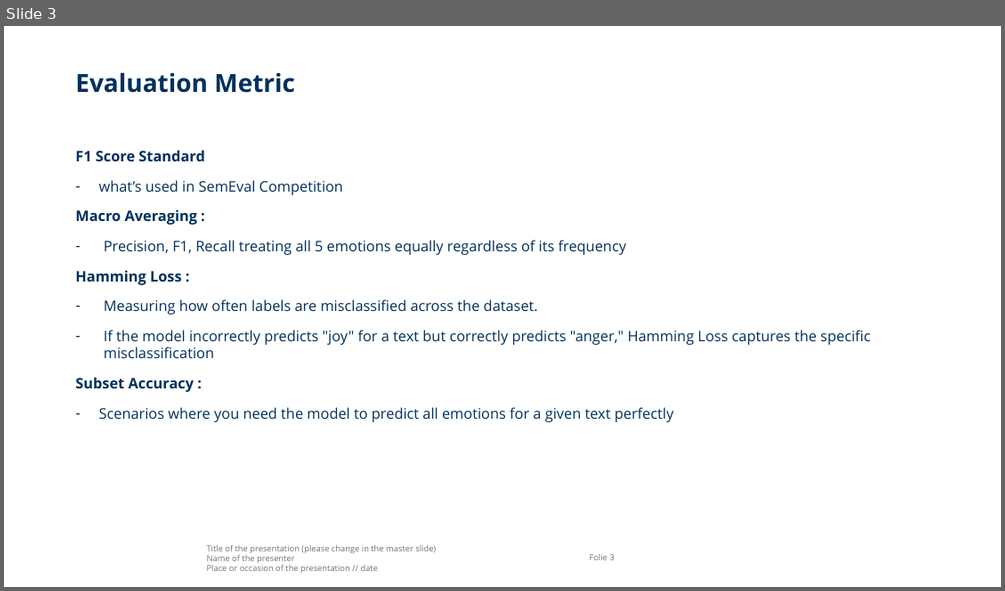
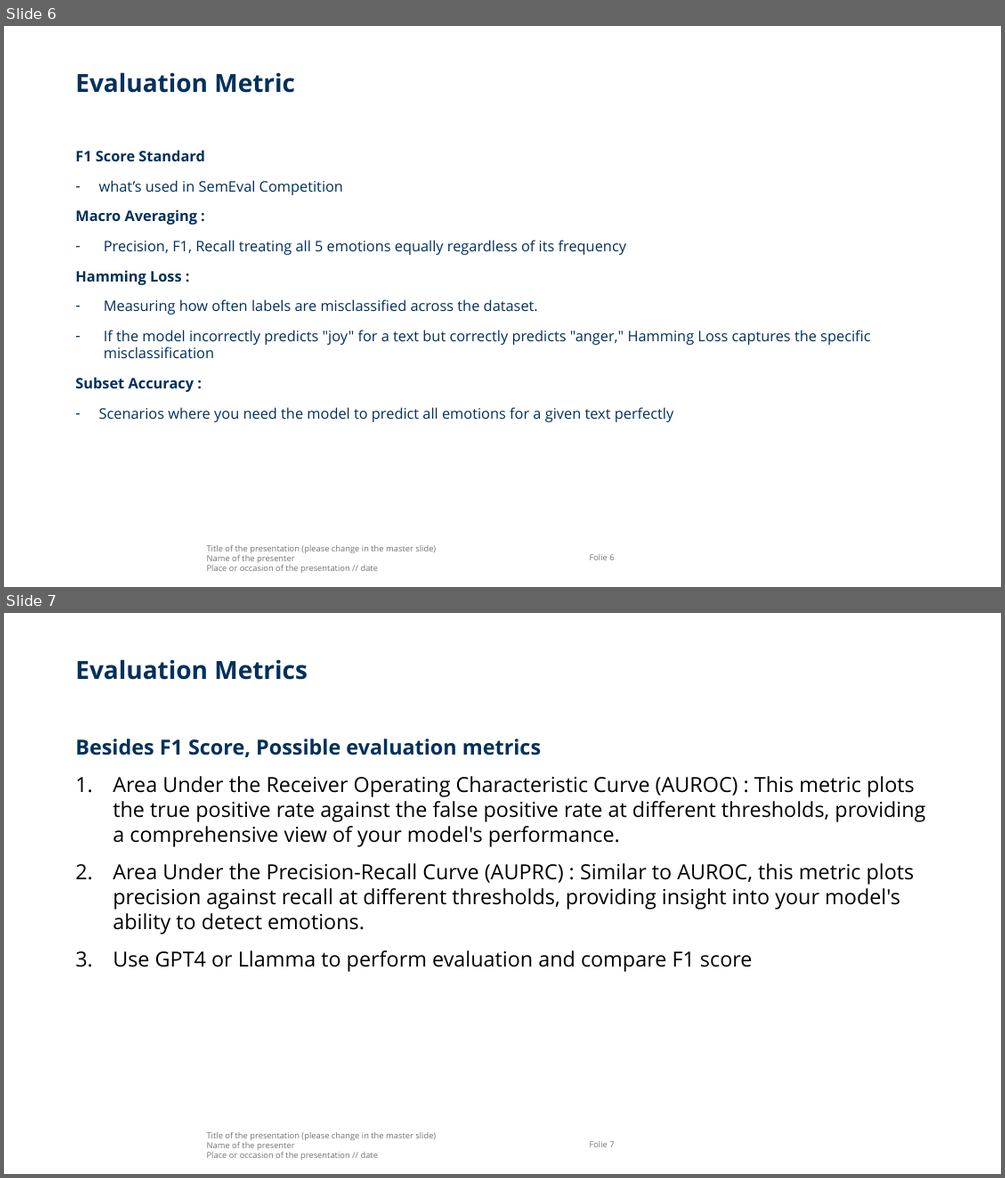
Before and after one commit to kim33/LLMProject_SemEval, a slide deck: LLMProject_SemEval.pptx. Shown one above the other, each under a label of ours: slide 3 before the commit, slides 6 and 7 after it. The pictures are 1005x591 and 1005x1178 pixels, drawn with LibreOffice and Linux fonts; fonts in the diff are those of the drawing; background and template pictures are left out. Boxes give left, top, right and bottom in pixels: in the first picture for what was removed or moved away, otherwise in the second. Text is boxed around its words. In the diff, an @@ line names an element or a change of style, - is before the commit and + after.

```diff
--- a/LLMProject_SemEval.pptx
+++ b/LLMProject_SemEval.pptx
@@ slide 7 added at (4,613,1001,1174), background #FFFFFF; not listed: 2 template elements that a slide beside it also shows @@
@@ title added at (75,659,307,680), 24 pt, text #00305D, bold @@
+Evaluation Metrics
@@ text added at (75,738,925,972), 20 pt, text #000000 @@
+Besides F1 Score, Possible evaluation metrics
+1. Area Under the Receiver Operating Characteristic Curve (AUROC) : This metric plots the true positive rate against the false positive rate at different thresholds, providing a comprehensive view of your model's performance.
+2. Area Under the Precision-Recall Curve (AUPRC) : Similar to AUROC, this metric plots precision against recall at different thresholds, providing insight into your model's ability to detect emotions.
+3. Use GPT4 or Llamma to perform evaluation and compare F1 score
@@ what was slide 3 is now slide 6 @@
```
Also in this commit, not shown: 2 other slides added, 3 other files.
